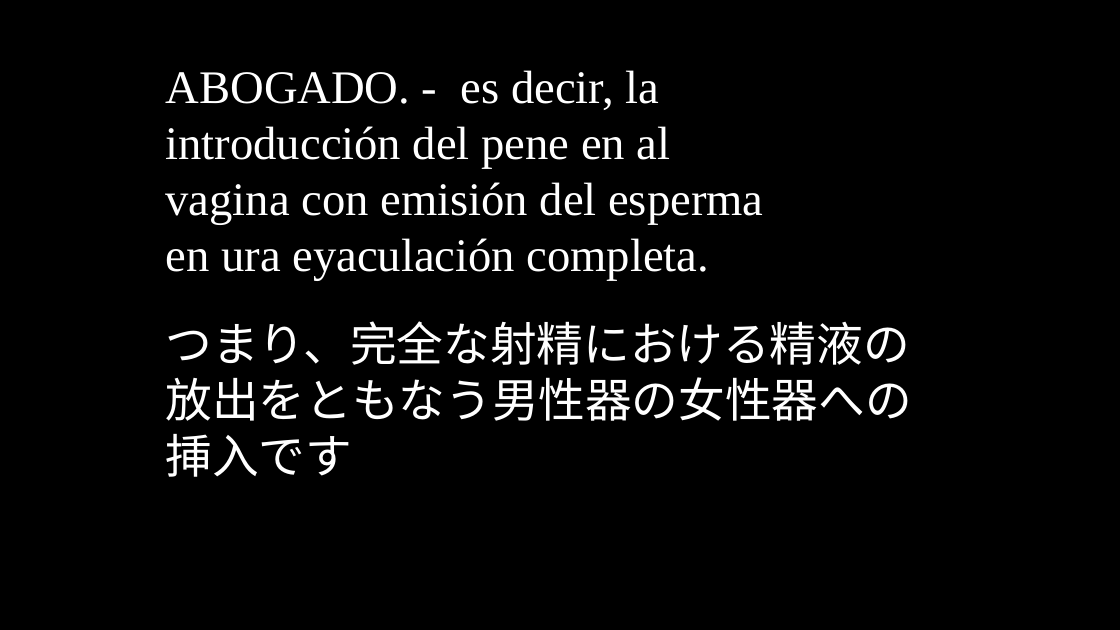
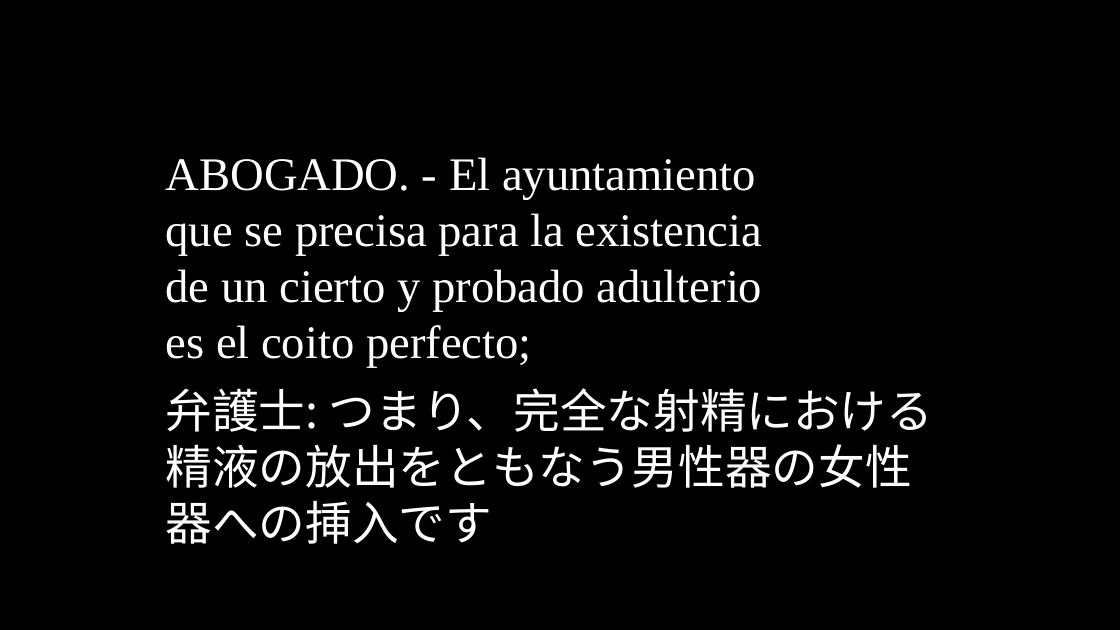
Before and after one commit to oulcggc/lang-drama-caption, a slide deck: slide 79 of complete-cap.pptx (slide 80 before the commit). Drawn at 1120x630 pixels with LibreOffice and Linux fonts; fonts in the diff are those of the drawing. Boxes give left, top, right and bottom in pixels: in the first picture for what was removed or moved away, otherwise in the second. Text is boxed around its words. In the diff, an @@ line names an element or a change of style, - is before the commit and + after.

```diff
--- a/complete-cap.pptx
+++ b/complete-cap.pptx
@@ text removed at [166, 70, 763, 281] @@
-ABOGADO. - es decir, la introducción del pene en al vagina con emisión del esperma en ura eyaculación completa.
@@ text added at [166, 157, 763, 368], 40 pt, text #FFFFFF @@
+ABOGADO. - El ayuntamiento que se precisa para la existencia de un cierto y probado adulterio es el coito perfecto;
@@ text at [166, 388, 933, 544]: text changed @@
-つまり、完全な射精における精液の放出をともなう男性器の女性器への挿入です
+弁護士: つまり、完全な射精における精液の放出をともなう男性器の女性器への挿入です
```
Also in this commit, not shown: 97 other slides changed, 60 slides added, 60 slides removed, 1 other file.
